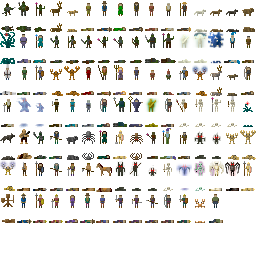
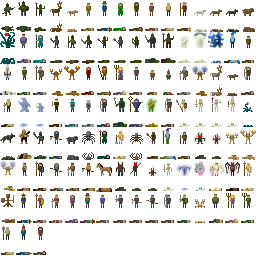
Layered file, before and after one edit (256px x 256px). Changes by layer:
painted on "Background" over box(1, 193, 254, 255)
